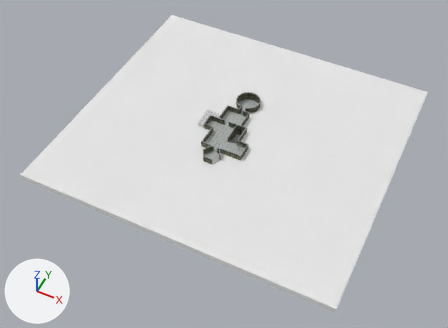
Renders of the COLLADA model Final/Assets/Models/Room2.dae from each side of a commit.
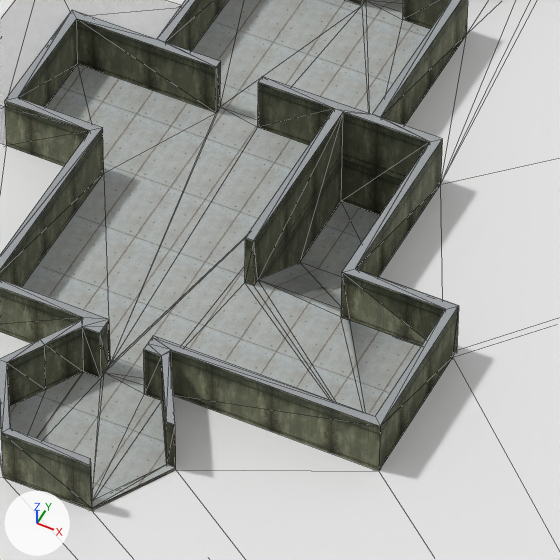
Each version is shown whole from a camera (50 mm lens) standing at (60.6, -137.9, 139.9) and looking at (1.9, -20.4, -6.9), then close up on the part from 45% to 58% of the width and 35% to 52% of the height. The axes (+X, +Y, +Z) are drawn at lower left. The lights are the same throughout. The close-ups show mesh edges as thin lines. Vertices at the same position are counted once.

The scene before the commit, as lines of its bpy script (objects in view):
```python
me_sketchup = bpy.data.meshes.new('SketchUp')
me_sketchup.from_pydata(...)  # 303 vertices, 707 faces; spans x -47.5..51.4, y -56.9..33.6, z -2.0..2.1
# faces by material slot: [242, 223, 73, 106, 10, 53]
me_sketchup.materials.append(mat_testmetalwallmat)  # picture img_testmetalwallmat_jpg
me_sketchup.materials.append(mat_material)  # white #ffffff
me_sketchup.materials.append(mat_concrete_form_4x8)  # picture img_concrete_form_4x8_jpg
me_sketchup.materials.append(mat_metal_rough)  # picture img_metal_rough_jpg
me_sketchup.materials.append(mat_metal_corrogated_shiny_1)  # picture img_metal_corrogated_shiny_1_jpg
me_sketchup.materials.append(mat_grasstest)  # its picture is missing
# before: 107 (4.8, -14.0, -1.9), 108 (4.8, -11.0, -1.9), 115 (1.8, -11.0, -1.9) at pixel (341, 201), 130 (1.8, -14.0, -1.9) at pixel (299, 262)
ob_sketchup = bpy.data.objects.new('SketchUp', me_sketchup)
ob_sketchup.location = (0.0, 0.0, 0.0)
```
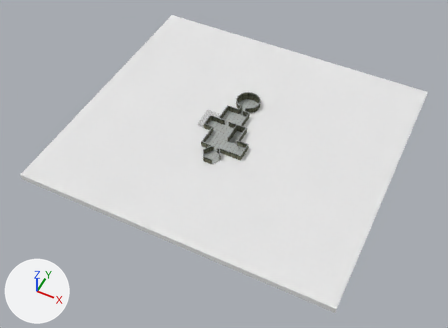
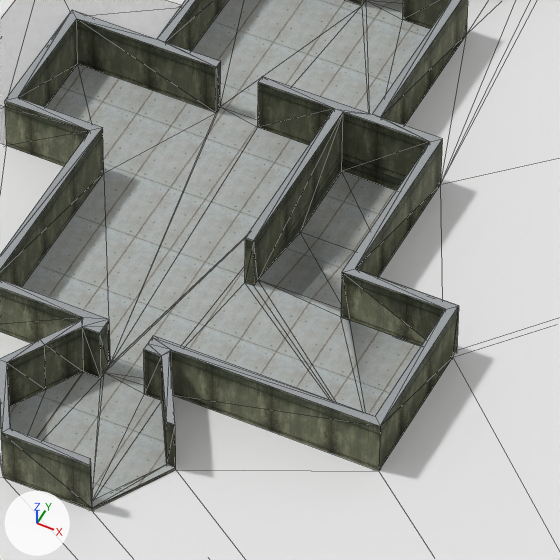
What differs and where, as boxes (x1, y1, x2, y2) in the close-ups (560 x 560 px; the box of a moved part takes in the faces that stretch with it):
```json
{"part": 1, "of": "me_sketchup", "change": "moved or reshaped", "before": [258, 112, 429, 309], "after": [258, 112, 429, 309]}
```

The change, as JSON lines over the scene's bpy script:
```json
{"block": "me_sketchup", "where": "me_sketchup.from_pydata(...)  # 303 vertices, 707 faces; spans x -47.5..51.4, y -56.9..33.6, z -2.0..2.1"}
{"block": "me_sketchup", "where": "# used by ob_sketchup; location = (0.0, 0.0, 0.0)"}
{"block": "me_sketchup", "change": "me_sketchup part 1"}
{"op": "add", "block": "me_sketchup", "code": "for i in [107, 108, 115, 130]: me_sketchup.vertices[i].co += Vector((0.0, 0.0, 1.4))"}
```
